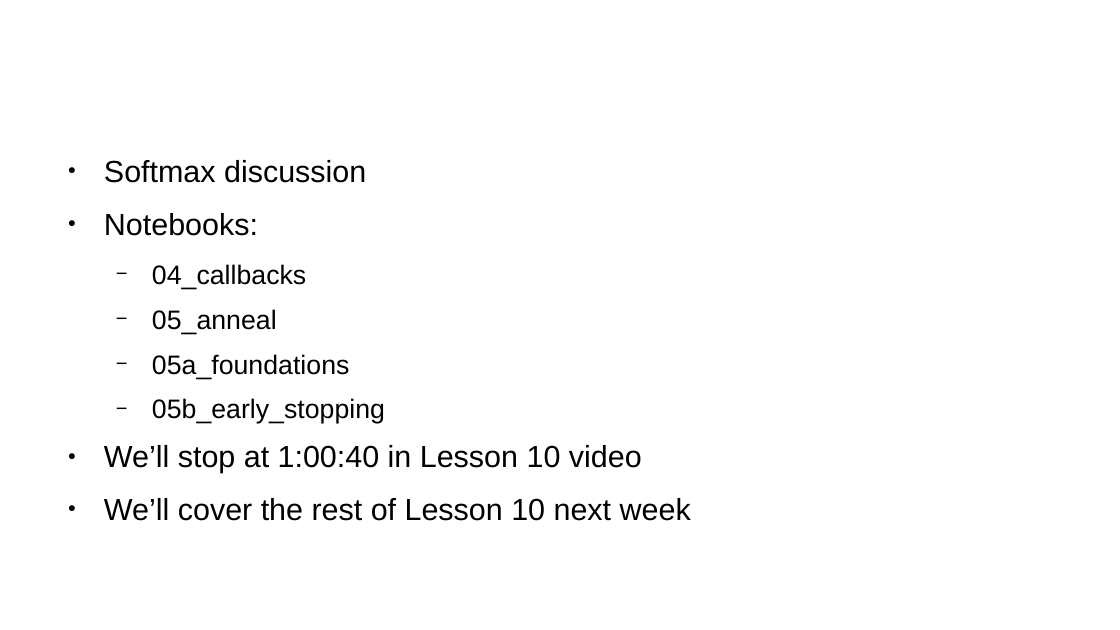
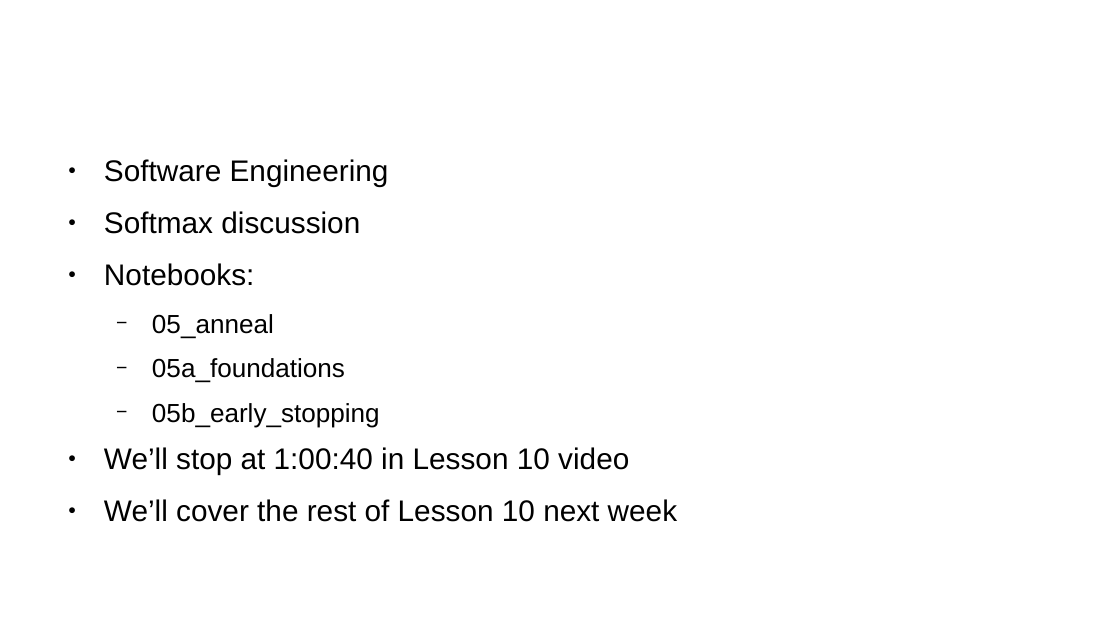
Before and after one commit to jcatanza/Fastai-Deep-Learning-From-the-Foundations-TWiML-Study-Group, a slide deck: slide 2 of fastai_course2_meetup/Foundations_Lesson_10a.pptx. Drawn at 1120x630 pixels with LibreOffice and Linux fonts; fonts in the diff are those of the drawing; background and template pictures are left out. Boxes give left, top, right and bottom in pixels: in the first picture for what was removed or moved away, otherwise in the second. Text is boxed around its words. In the diff, an @@ line names an element or a change of style, - is before the commit and + after.

Commit message:
Edit Lesson 10a slides

```diff
--- a/fastai_course2_meetup/Foundations_Lesson_10a.pptx
+++ b/fastai_course2_meetup/Foundations_Lesson_10a.pptx
@@ text at (x1=104, y1=159, x2=389, y2=187): paragraph added @@
+● Software Engineering
@@ text at (x1=104, y1=211, x2=677, y2=522): size 21.6 to 21.1 pt in "Softmax discussion", "Notebooks:", "We’ll stop at 1:00:40 in Lesson 10 ...", "We’ll cover the rest of Lesson 10 ..."; size 18.9 to 18.5 pt in "05_anneal", "05a_foundations", "05b_early_stopping" @@
@@ text at (x1=152, y1=264, x2=306, y2=289): paragraph removed @@
-  − 04_callbacks
```
Also in this commit, not shown: 5 other slides changed, 3 slides added, 1 slide removed, 1 other file.
